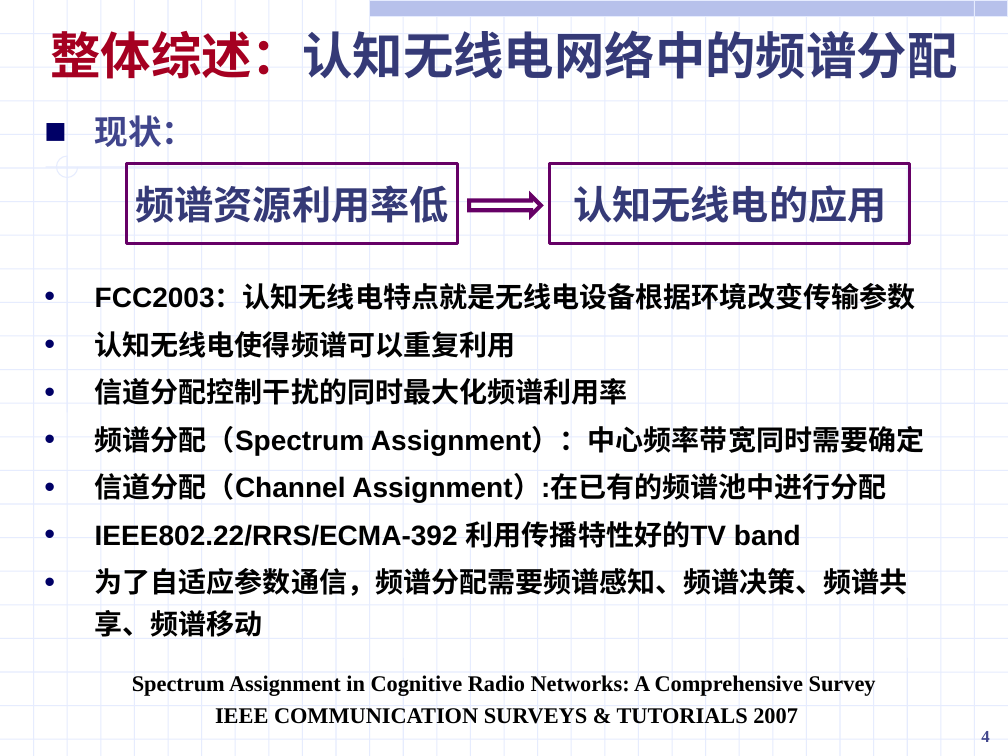
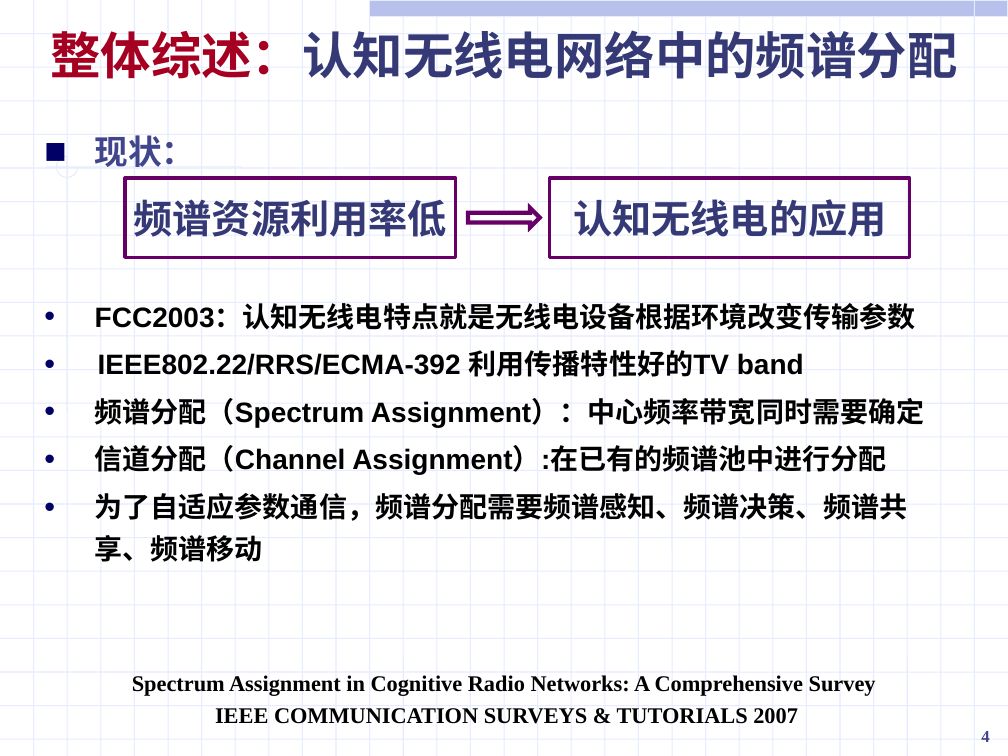
Before and after one commit to ssheroes/hello-world, a slide deck: slide 4 of 战术网频谱共享调研 (2).pptx. Drawn at 1008x756 pixels with LibreOffice and Linux fonts; fonts in the diff are those of the drawing. Boxes give left, top, right and bottom in pixels: in the first picture for what was removed or moved away, otherwise in the second. Text is boxed around its words. In the diff, an @@ line names an element or a change of style, - is before the commit and + after.

```diff
--- a/战术网频谱共享调研 (2).pptx
+++ b/战术网频谱共享调研 (2).pptx
@@ text "现状：": place and size @@
-text "现状：" at [95,115,924,637]
+text "现状：" at [95,135,924,562]
@@ rectangle "频谱资源利用率低": place and size @@
-rectangle "频谱资源利用率低" at [127,164,458,244]
+rectangle "频谱资源利用率低" at [125,178,456,258]
@@ rectangle "认知无线电的应用": place and size @@
-rectangle "认知无线电的应用" at [550,164,910,244]
+rectangle "认知无线电的应用" at [550,178,910,258]
@@ right arrow: place and size @@
-right arrow at [469,196,540,215]
+right arrow at [468,208,539,227]
@@ text at [98,350,804,377]: text changed @@
-• 认知无线电使得频谱可以重复利用
-• 信道分配控制干扰的同时最大化频谱利用率
+• IEEE802.22/RRS/ECMA-392 利用传播特性好的TV band
@@ text at [95,521,801,548]: paragraph removed @@
-• IEEE802.22/RRS/ECMA-392 利用传播特性好的TV band
```
Also in this commit, not shown: 1 other slide changed, 7 slides added.
